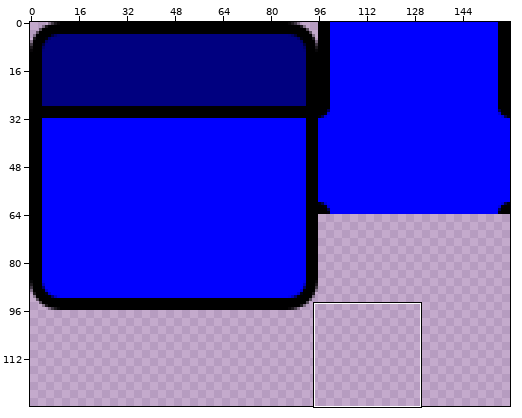
File history of a sprite sheet, Resources/tilemap1.png. Above, an overview of the earlier version with the close-up marked.
Close-up. As it was:
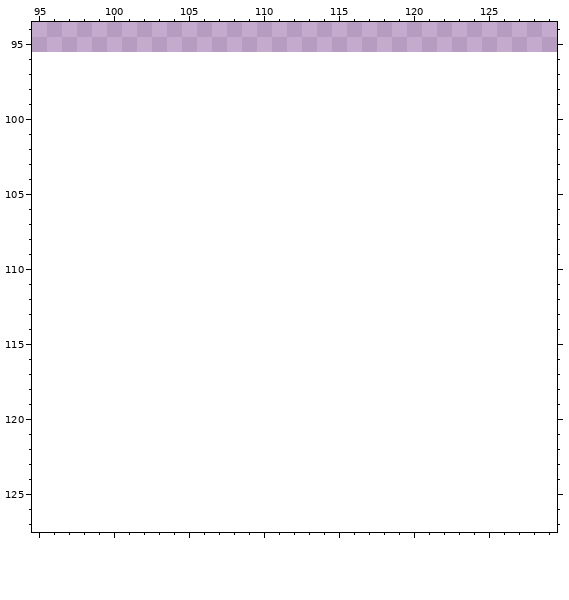
The file is 160x96 pixels. Pixels under 10% opacity are left out. Colours within 5 levels of each other are drawn and written as one. Shown: x 95..129, y 94..127. The old version is drawn lined up with the new one, on the new canvas. The commit also changed other parts of the picture, which this record leaves out.
Palette (. is transparent): 
After:
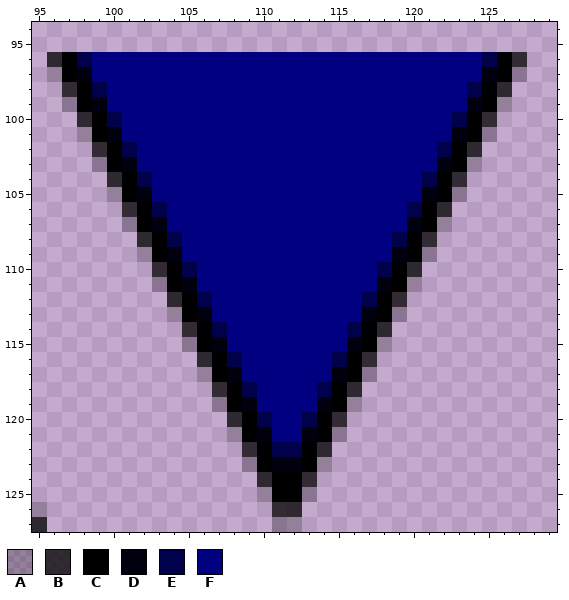
Colours new in this view: A #0000003f  B #000000be  C #000000  D #00000e  E #00004b  F #000080
Change:
canvas 160x96 -> 160x128
y 96: x 96..127 ................................ -> BCEFFFFFFFFFFFFFFFFFFFFFFFFFFECB
y 97: x 96..127 ................................ -> ACDFFFFFFFFFFFFFFFFFFFFFFFFFFDCA
y 98: x 97..126 .............................. -> BCEFFFFFFFFFFFFFFFFFFFFFFFFECB
y 99: x 97..126 .............................. -> ACDFFFFFFFFFFFFFFFFFFFFFFFFDCA
y 100: x 98..125 ............................ -> BCEFFFFFFFFFFFFFFFFFFFFFFECB
y 101: x 98..125 ............................ -> ACDFFFFFFFFFFFFFFFFFFFFFFDCA
y 102: x 99..124 .......................... -> BCEFFFFFFFFFFFFFFFFFFFFECB
y 103: x 99..124 .......................... -> ACDFFFFFFFFFFFFFFFFFFFFDCA
y 104: x 100..123 ........................ -> BCEFFFFFFFFFFFFFFFFFFECB
y 105: x 100..123 ........................ -> ACDFFFFFFFFFFFFFFFFFFDCA
y 106: x 101..122 ...................... -> BCEFFFFFFFFFFFFFFFFECB
y 107: x 101..122 ...................... -> ACDFFFFFFFFFFFFFFFFDCA
y 108: x 102..121 .................... -> BCEFFFFFFFFFFFFFFECB
y 109: x 102..121 .................... -> ACDFFFFFFFFFFFFFFDCA
y 110: x 103..120 .................. -> BCEFFFFFFFFFFFFECB
y 111: x 103..120 .................. -> ACDFFFFFFFFFFFFDCA
y 112: x 104..119 ................ -> BCEFFFFFFFFFFECB
y 113: x 104..119 ................ -> ACDFFFFFFFFFFDCA
y 114: x 105..118 .............. -> BCEFFFFFFFFECB
y 115: x 105..118 .............. -> ACDFFFFFFFFDCA
y 116: x 106..117 ............ -> BCEFFFFFFECB
y 117: x 106..117 ............ -> ACDFFFFFFDCA
y 118: x 107..116 .......... -> BCEFFFFECB
y 119: x 107..116 .......... -> ACDFFFFDCA
y 120: x 108..115 ........ -> BCEFFECB
y 121: x 108..115 ........ -> ACDFFDCA
y 122: x 109..114 ...... -> BCEECB
y 123: x 109..114 ...... -> ACDDCA
y 124: x 110..113 .... -> BCCB
y 125: x 110..113 .... -> ACCA
y 126: x 95 . -> A; x 111..112 .. -> BB
y 127: x 95 . -> B; x 111..112 .. -> AA
